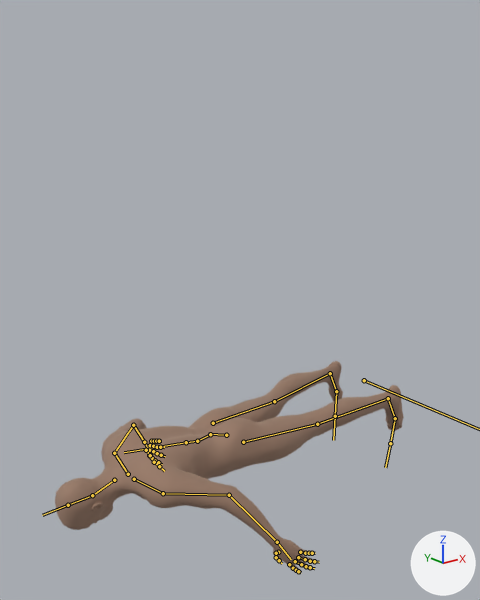
An edit to the FBX model Unity/Assets/human/makehuman_01.fbx, drawn before and after from the same camera.
Rendered twice from a camera (50 mm lens) standing at (-2.64, -2.18, 1.5) and looking at (-0.89, 0.0, 0.63). The axes (+X, +Y, +Z) are drawn at lower right. The lights are the same throughout. The bones that bend it are drawn over the model as lines.

In view in the first picture: 'makehuman_01Mesh'.
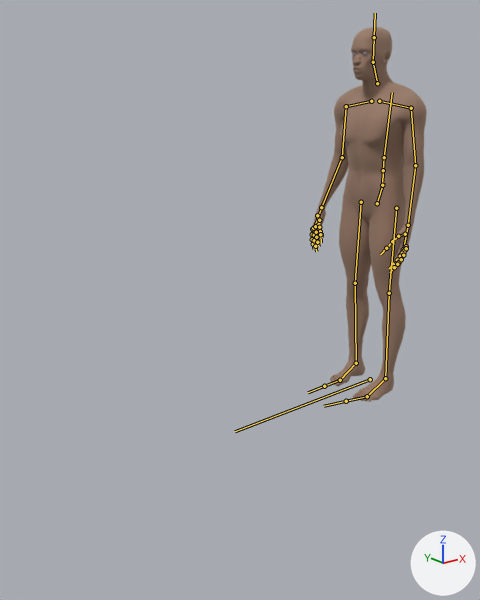
The newer file adds an action. The first version stands in its rest pose; the second is drawn at frame 20 of the action 'Game_engine|TurnRight45'.

Boxes (x1, y1, x2, y2) around the edits, measured in the pictures (480 x 600 px):
'makehuman_01Mesh', posed (67% narrower, 77% taller): before (55, 361, 404, 573); after (311, 27, 427, 402)
bone 'pelvis', root to tip: before (226, 435) to (208, 434); after (377, 203) to (383, 182)
bone 'spine_01', root to tip: before (210, 434) to (197, 441); after (382, 185) to (383, 170)
bone 'spine_02', root to tip: before (197, 441) to (186, 442); after (383, 170) to (384, 157)
bone 'spine_03', root to tip: before (186, 442) to (124, 452); after (384, 157) to (392, 92)
bone 'upperarm_l', root to tip: before (163, 493) to (229, 495); after (411, 108) to (415, 165)
bone 'lowerarm_l', root to tip: before (229, 495) to (277, 542); after (415, 165) to (408, 225)
bone 'hand_l', root to tip: before (277, 542) to (291, 559); after (408, 225) to (404, 246)
bone 'upperarm_r', root to tip: before (114, 453) to (133, 425); after (346, 106) to (342, 157)
bone 'lowerarm_r', root to tip: before (133, 425) to (144, 442); after (342, 157) to (321, 207)
bone 'hand_r', root to tip: before (144, 442) to (149, 451); after (321, 207) to (315, 226)
bone 'head', root to tip: before (92, 495) to (68, 505); after (373, 62) to (374, 37)
bone 'thigh_l', root to tip: before (243, 442) to (317, 424); after (396, 208) to (389, 293)
bone 'calf_l', root to tip: before (317, 424) to (388, 398); after (389, 293) to (385, 378)
bone 'thigh_r', root to tip: before (213, 423) to (274, 401); after (361, 202) to (355, 283)
bone 'calf_r', root to tip: before (274, 401) to (330, 373); after (355, 283) to (356, 363)
bone 'foot_r', root to tip: before (330, 373) to (336, 391); after (356, 363) to (340, 380)

The change, as a diff of the scene's bpy script:
```diff
--- a/Unity/Assets/human/makehuman_01.fbx.py
+++ b/Unity/Assets/human/makehuman_01.fbx.py
@@ bone_root @@
 bone_root = bpy.data.objects['Game_engine'].pose.bones['Root']
-bone_root.location = (0.0, 0.0, 0.0)
-bone_root.rotation_quaternion = (1.0, 0.0, 0.0, 0.0)  # degrees (0, 0, 0)
+bone_root.location = (0.9, 0.0, -5.2)
+bone_root.rotation_quaternion = (0.0, 0.0, 0.707, 0.707)  # degrees (90, 0, -180)
@@ bone_pelvis @@
 bone_pelvis = bpy.data.objects['Game_engine'].pose.bones['pelvis']  # child of 'Root'
-bone_pelvis.location = (0.0, 0.0, 0.0)
-bone_pelvis.rotation_quaternion = (1.0, 0.0, 0.0, 0.0)  # degrees (0, 0, 0)
+bone_pelvis.location = (3.3, -120.5, 56.7)
+bone_pelvis.rotation_quaternion = (0.5, 0.5, 0.294, 0.643)  # degrees (70, -20, 90)
@@ bone_spine_01 @@
 bone_spine_01 = bpy.data.objects['Game_engine'].pose.bones['spine_01']  # child of 'pelvis'
-bone_spine_01.rotation_quaternion = (1.0, 0.0, 0.0, 0.0)  # degrees (0, 0, 0)
+bone_spine_01.rotation_quaternion = (0.999, -0.037, 0.0, 0.0)  # degrees (-4, 0, 0)
@@ bone_spine_02 @@
 bone_spine_02 = bpy.data.objects['Game_engine'].pose.bones['spine_02']  # child of 'spine_01'
-bone_spine_02.rotation_quaternion = (1.0, 0.0, 0.0, 0.0)  # degrees (0, 0, 0)
+bone_spine_02.rotation_quaternion = (0.99, 0.142, 0.0, 0.0)  # degrees (16, 0, 0)
@@ bone_spine_03 @@
 bone_spine_03 = bpy.data.objects['Game_engine'].pose.bones['spine_03']  # child of 'spine_02'
-bone_spine_03.rotation_quaternion = (1.0, 0.0, 0.0, 0.0)  # degrees (0, 0, 0)
+bone_spine_03.rotation_quaternion = (0.998, -0.055, 0.0, 0.0)  # degrees (-6, 0, 0)
@@ bone_upperarm_l @@
 bone_upperarm_l = bpy.data.objects['Game_engine'].pose.bones['upperarm_l']  # child of 'clavicle_l'
-bone_upperarm_l.rotation_quaternion = (1.0, 0.0, 0.0, 0.0)  # degrees (0, 0, 0)
+bone_upperarm_l.rotation_quaternion = (0.94, -0.089, -0.158, -0.291)  # degrees (-5, -20, -34)
@@ bone_lowerarm_l @@
 bone_lowerarm_l = bpy.data.objects['Game_engine'].pose.bones['lowerarm_l']  # child of 'upperarm_l'
-bone_lowerarm_l.rotation_quaternion = (1.0, 0.0, 0.0, 0.0)  # degrees (0, 0, 0)
+bone_lowerarm_l.rotation_quaternion = (0.964, -0.246, -0.088, -0.045)  # degrees (-28, -11, -3)
@@ bone_hand_l @@
 bone_hand_l = bpy.data.objects['Game_engine'].pose.bones['hand_l']  # child of 'lowerarm_l'
-bone_hand_l.rotation_quaternion = (1.0, 0.0, 0.0, 0.0)  # degrees (0, 0, 0)
+bone_hand_l.rotation_quaternion = (0.999, -0.051, 0.009, -0.01)  # degrees (-6, 1, -1)
@@ bone_upperarm_r @@
 bone_upperarm_r = bpy.data.objects['Game_engine'].pose.bones['upperarm_r']  # child of 'clavicle_r'
-bone_upperarm_r.rotation_quaternion = (1.0, 0.0, 0.0, 0.0)  # degrees (0, 0, 0)
+bone_upperarm_r.rotation_quaternion = (0.93, 0.02, -0.25, 0.27)  # degrees (-6, -28, 34)
@@ bone_lowerarm_r @@
 bone_lowerarm_r = bpy.data.objects['Game_engine'].pose.bones['lowerarm_r']  # child of 'upperarm_r'
-bone_lowerarm_r.rotation_quaternion = (1.0, 0.0, 0.0, 0.0)  # degrees (0, 0, 0)
+bone_lowerarm_r.rotation_quaternion = (0.982, -0.158, 0.002, -0.098)  # degrees (-18, -2, -11)
@@ bone_hand_r @@
 bone_hand_r = bpy.data.objects['Game_engine'].pose.bones['hand_r']  # child of 'lowerarm_r'
-bone_hand_r.rotation_quaternion = (1.0, 0.0, 0.0, 0.0)  # degrees (0, 0, 0)
+bone_hand_r.rotation_quaternion = (0.992, -0.114, -0.002, 0.062)  # degrees (-13, 1, 7)
@@ bone_head @@
 bone_head = bpy.data.objects['Game_engine'].pose.bones['head']  # child of 'neck_01'
-bone_head.rotation_quaternion = (1.0, 0.0, 0.0, 0.0)  # degrees (0, 0, 0)
+bone_head.rotation_quaternion = (0.999, -0.036, 0.0, 0.0)  # degrees (-4, 0, 0)
@@ bone_thigh_l @@
 bone_thigh_l = bpy.data.objects['Game_engine'].pose.bones['thigh_l']  # child of 'pelvis'
-bone_thigh_l.rotation_quaternion = (1.0, 0.0, 0.0, 0.0)  # degrees (0, 0, 0)
+bone_thigh_l.rotation_quaternion = (1.0, 0.011, 0.009, 0.027)  # degrees (1, 1, 3)
@@ bone_calf_l @@
 bone_calf_l = bpy.data.objects['Game_engine'].pose.bones['calf_l']  # child of 'thigh_l'
-bone_calf_l.rotation_quaternion = (1.0, 0.0, 0.0, 0.0)  # degrees (0, 0, 0)
+bone_calf_l.rotation_quaternion = (1.0, -0.014, 0.001, 0.01)  # degrees (-2, 0, 1)
@@ bone_thigh_r @@
 bone_thigh_r = bpy.data.objects['Game_engine'].pose.bones['thigh_r']  # child of 'pelvis'
-bone_thigh_r.rotation_quaternion = (1.0, 0.0, 0.0, 0.0)  # degrees (0, 0, 0)
+bone_thigh_r.rotation_quaternion = (0.998, 0.035, -0.008, -0.051)  # degrees (4, -1, -6)
@@ bone_calf_r @@
 bone_calf_r = bpy.data.objects['Game_engine'].pose.bones['calf_r']  # child of 'thigh_r'
-bone_calf_r.rotation_quaternion = (1.0, 0.0, 0.0, 0.0)  # degrees (0, 0, 0)
+bone_calf_r.rotation_quaternion = (1.0, 0.008, -0.009, -0.006)  # degrees (1, -1, -1)
@@ bone_foot_r @@
 bone_foot_r = bpy.data.objects['Game_engine'].pose.bones['foot_r']  # child of 'calf_r'
-bone_foot_r.rotation_quaternion = (1.0, 0.0, 0.0, 0.0)  # degrees (0, 0, 0)
+bone_foot_r.rotation_quaternion = (0.999, -0.035, -0.005, -0.006)  # degrees (-4, -1, -1)
```
